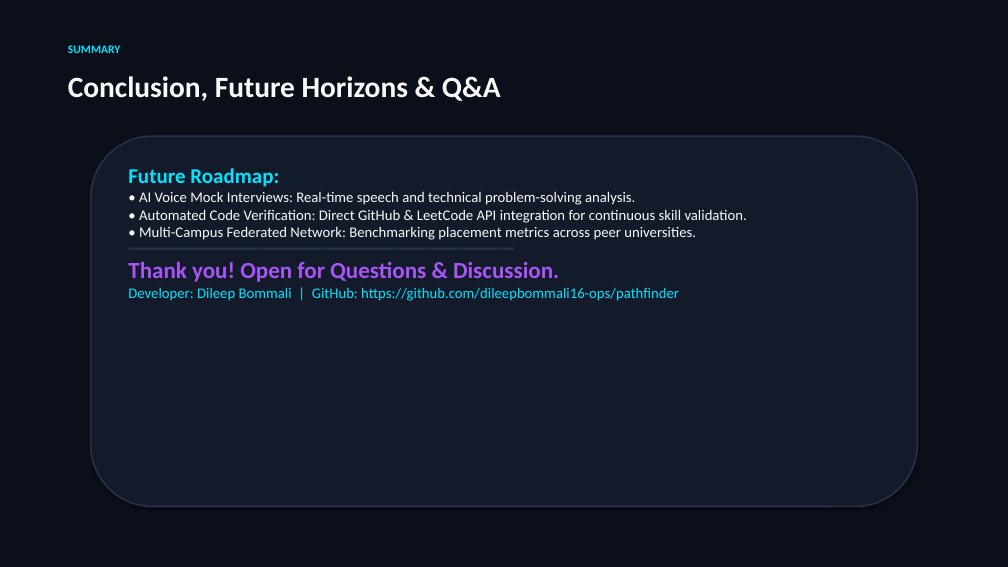
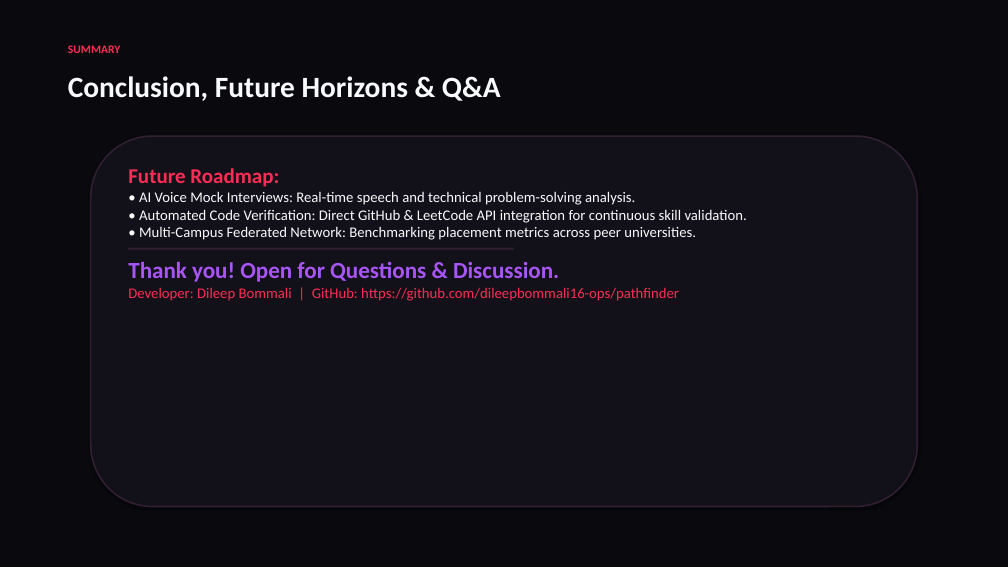
Before and after one commit to dileepbommali16-ops/pathfinder, a slide deck: slide 10 of Pathfinder_Presentation_Dileep_Bommali.pptx. Drawn at 1008x567 pixels with LibreOffice and Linux fonts; fonts in the diff are those of the drawing. Boxes give left, top, right and bottom in pixels: in the first picture for what was removed or moved away, otherwise in the second. Text is boxed around its words. In the diff, an @@ line names an element or a change of style, - is before the commit and + after.

```diff
--- a/Pathfinder_Presentation_Dileep_Bommali.pptx
+++ b/Pathfinder_Presentation_Dileep_Bommali.pptx
@@ rectangle at box(0, 0, 1008, 567): fill #0B0F19 to #09090E @@
@@ text "SUMMARY" at box(68, 45, 121, 53): text colour #00E5FF to #FF2D55 @@
@@ rounded rectangle at box(91, 136, 917, 507): fill #131A2A to #121018; outline #25314E 1.5 pt to #302032 1.5 pt @@
@@ text at box(128, 168, 679, 301): text colour #00E5FF to #FF2D55 in "Future Roadmap:", "Developer: Dileep Bommali | GitHub: https://github.com/dilee ..."; text colour #25314E to #302032 in "━━━━━━━━━━━━━━━━━━━━━━━━━━━━━━━━━━━━━━━━━━━━━━━━━━━" @@
```
Also in this commit, not shown: 9 other slides changed, 5 other files.
